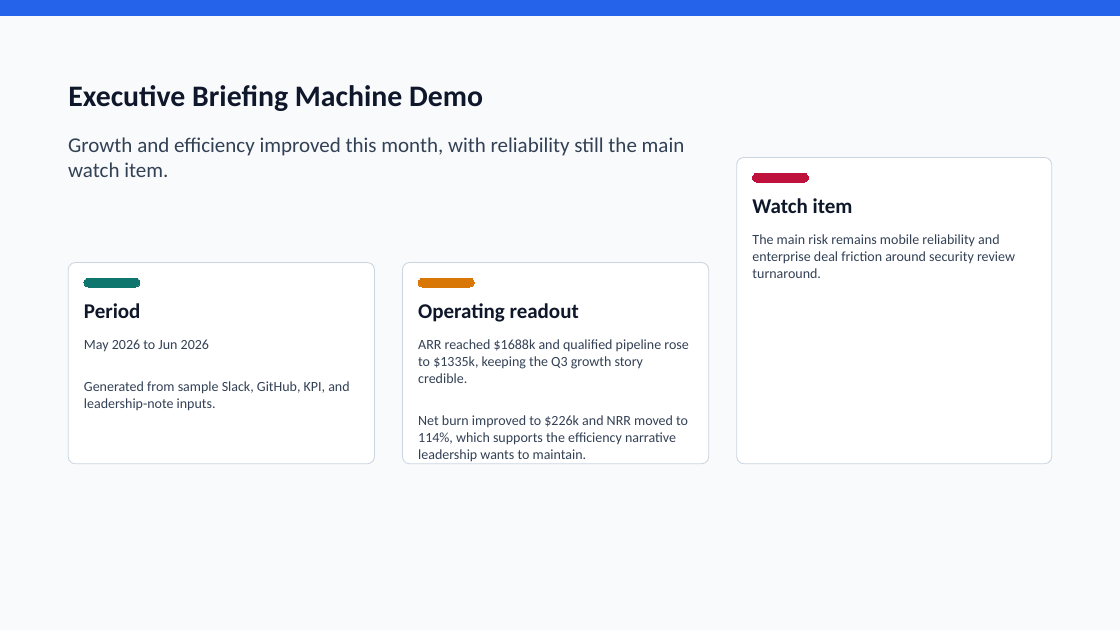
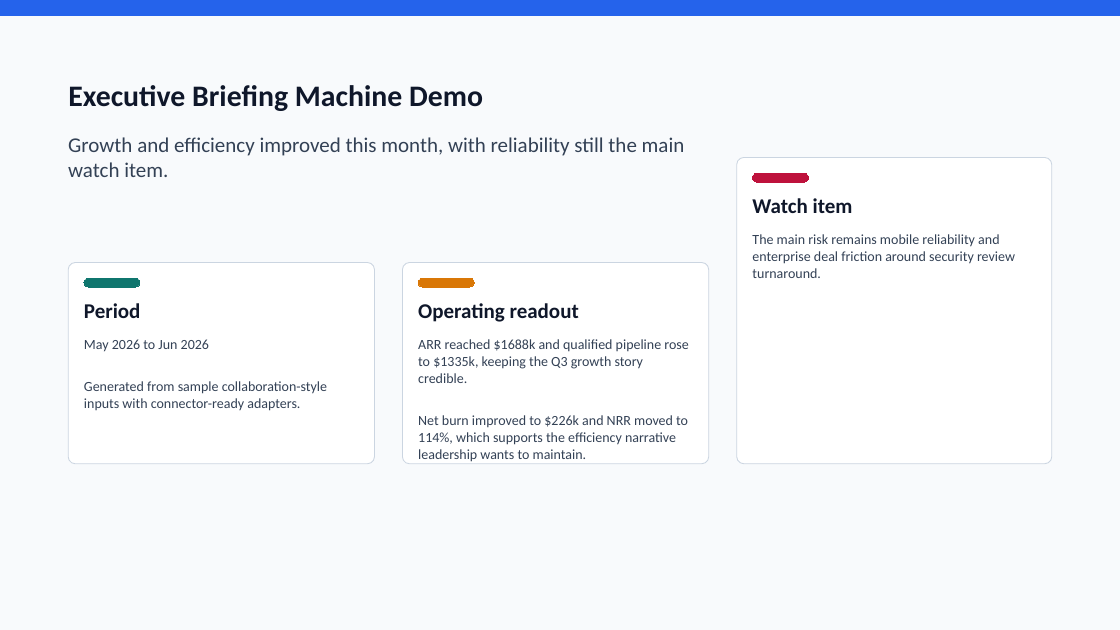
Before and after one commit to Laksh-star/codex-workflow-agents, a slide deck: slide 1 of outputs/executive-briefing-machine-demo/executive-briefing-demo.pptx. Drawn at 1120x630 pixels with LibreOffice and Linux fonts; fonts in the diff are those of the drawing. Boxes give left, top, right and bottom in pixels: in the first picture for what was removed or moved away, otherwise in the second. Text is boxed around its words. In the diff, an @@ line names an element or a change of style, - is before the commit and + after.

Commit message:
Build connector-ready executive briefing pipeline

```diff
--- a/outputs/executive-briefing-machine-demo/executive-briefing-demo.pptx
+++ b/outputs/executive-briefing-machine-demo/executive-briefing-demo.pptx
@@ text at [84, 381, 327, 411]: text changed @@
-Generated from sample Slack, GitHub, KPI, and leadership-note inputs.
+Generated from sample collaboration-style inputs with connector-ready adapters.
```
Also in this commit, not shown: 1 other slide changed, 14 other files.
